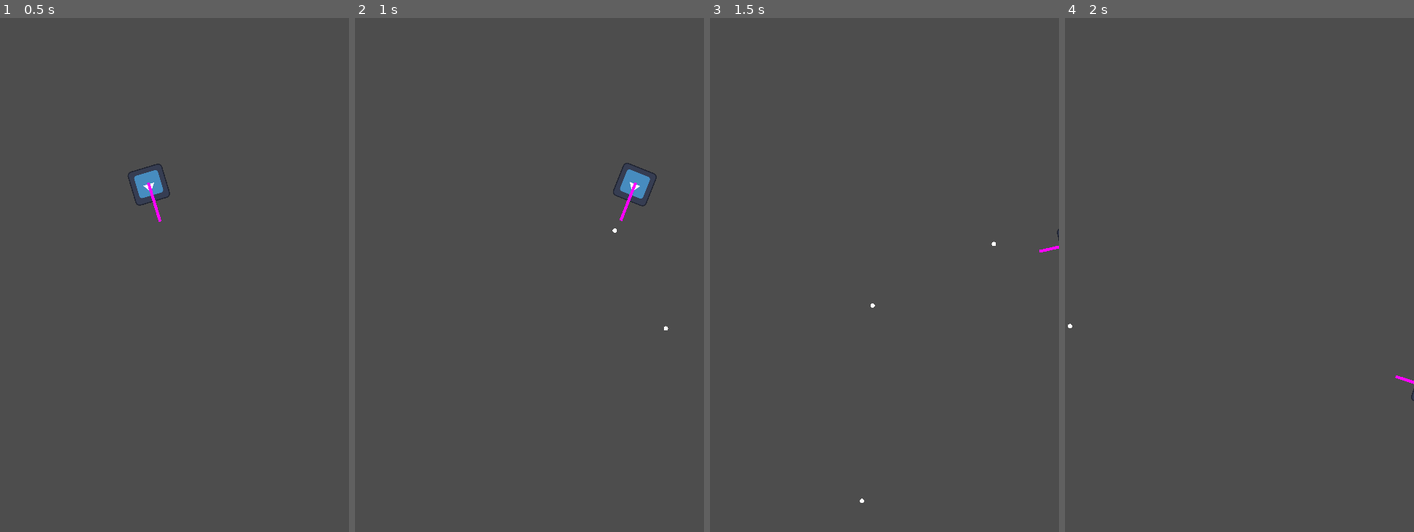
Above: before the commit, frames 1-4 (left to right).
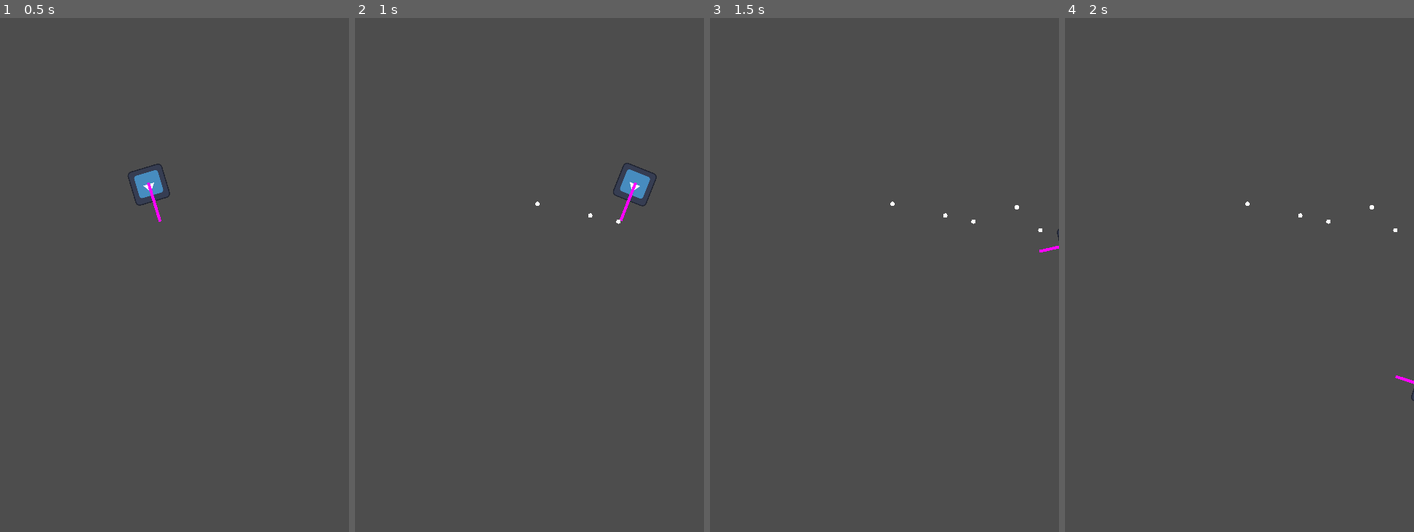
Above: after the commit, the same moments.

Repository: lol-boi/basic-game
Game: Godot game, scene res://player.tscn
Two runs of this game, one before a commit and one after it. Both use one fixed random seed, a clock stepped at 60 frames per second and the inputs below. The engine's default icon, where the game draws it, is replaced by a stand-in: a white triangle on a blue panel in a dark square.
Inputs (mouse positions are in pixels of both pictures, inside the frame that each line leads up to):
- Up to frame 1 (0.5 s): no input
- Up to frame 2 (1 s): tap Enter at 0.5 s; move the mouse to (606, 244) at 0.52 s; press the mouse at (606, 244) at 0.53 s; hold D (move_right) from 0.53 s (still down)
- Up to frame 3 (1.5 s): move the mouse to (814, 295) at 1.27 s; release D (move_right) at 1.28 s; release the mouse at (814, 295) at 1.28 s; hold S (move_down) from 1.28 s (still down); click (814, 295) at 1.35 s
- Up to frame 4 (2 s): keep holding S (move_down)

Frame 1 is identical in both runs. In frame 2, less than 0.1% of the frame differs, in the area x 51-90%, y 35-61%; in frame 3, less than 0.1%, in the area x 42-96%, y 35-95%; in frame 4, less than 0.1%.

Commit message:
comment add

Diff:
--- a/CharacterBody2D.gd
+++ b/CharacterBody2D.gd
@@ -12,11 +12,15 @@
 func _physics_process(delta):
 	timer +=delta
 	get_input()
+	# condition and timming for the bullet to come out from gun
 	if Input.get_action_raw_strength("Shoot") && timer >=actual_rate :
+		#calling the bullet node which we created
 		var me = Bullet.instantiate()
+		#giving same importance to the bullet node as the character node
 		add_sibling(me)
+		#position of the bullet
 		me.global_position = get_node("Bulletpos").get("global_position")
-		me.set("ar_dr", (get_global_mouse_position() - self.global_position).normalized())
+		#me.set("ar_dr", (get_global_mouse_position() - self.global_position).normalized())
 		timer = 0
 	look_at(get_global_mouse_position())  # allows for the sprite to look torwards the curosr
 	move_and_slide() # not defined yet
